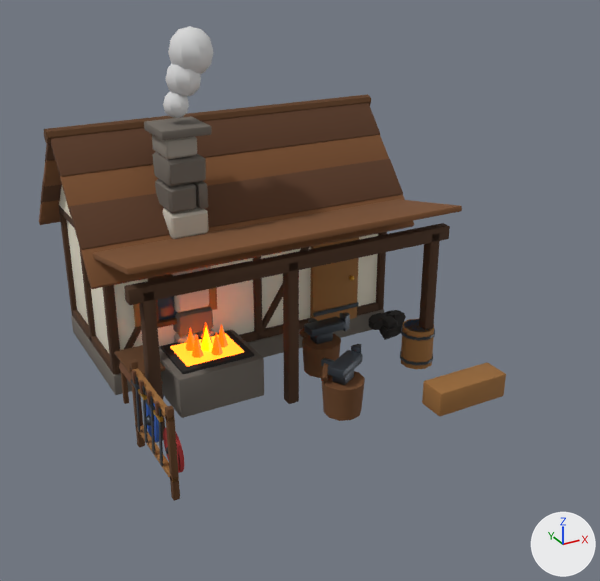
Renders of the glTF model modele3d/export/mapa/kuznia_poz08.glb from each side of a commit.
One viewpoint serves both versions: a 50 mm lens placed at (-6.02, -12.08, 7.47), pointed at (0.21, -0.76, 1.8). Arrows for +X, +Y and +Z are at lower right; the lights stay in place. The older version comes first. Vertices at exactly the same position are counted once.

Objects in the first picture: 'kuznia_poz08'.
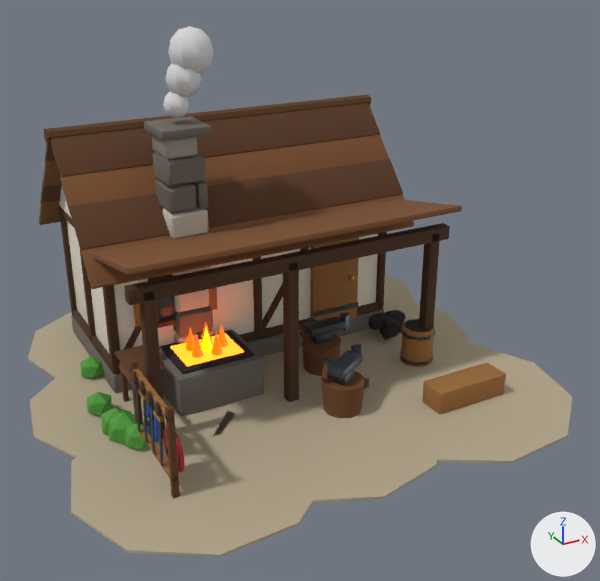
Where the change shows, as pixel boxes [x1, y1, x2, y2] in the pictures (600 x 581 px):
'kuznia_poz08', reshaped (16% wider, 12% taller): before [39, 26, 506, 501]; after [28, 26, 572, 557]
part 1 of me_kuznia_poz08, added (beige): after [71, 437, 313, 557]
part 2 of me_kuznia_poz08, added (beige): after [30, 378, 235, 460]
part 3 of me_kuznia_poz08, added (beige): after [28, 312, 108, 383]
part 4 of me_kuznia_poz08, added (beige): after [213, 410, 437, 503]
part 5 of me_kuznia_poz08, added (beige): after [216, 351, 370, 418]
part 6 of me_kuznia_poz08, added (beige): after [352, 343, 572, 464]
part 7 of me_kuznia_poz08, added (beige): after [299, 302, 469, 380]
part 8 of me_kuznia_poz08, added (beige): after [347, 275, 416, 335]
part 9 of me_kuznia_poz08, added: after [80, 356, 103, 379]
part 10 of me_kuznia_poz08, added (green): after [87, 392, 112, 416]
part 11 of me_kuznia_poz08, added (green): after [109, 412, 135, 445]
part 12 of me_kuznia_poz08, added (green): after [125, 423, 149, 450]
part 13 of me_kuznia_poz08, added: after [101, 407, 131, 435]

Diff of the bpy script that builds the scene:
```diff
--- a/modele3d/export/mapa/kuznia_poz08.glb.py
+++ b/modele3d/export/mapa/kuznia_poz08.glb.py
@@ me_kuznia_poz08 @@
-me_kuznia_poz08.from_pydata(...)  # 5130 vertices, 9732 faces; spans x -3.15..3.16, y -2.85..3.62, z -0.04..6.03
+me_kuznia_poz08.from_pydata(...)  # 5430 vertices, 10256 faces; spans x -4.33..4.45, y -4.42..4.23, z -0.13..6.03
+# me_kuznia_poz08 part 1: a new loose piece, a 10-sided cylinder along z spanning x -4.295..-0.387, y -4.168..-0.39, z 0.005..0.045, in mat_mapa_gravel (beige #b3a68c)
+# me_kuznia_poz08 part 2: a new loose piece, a 10-sided cylinder along z spanning x -4.33..-0.679, y -1.78..1.861, z 0.004..0.046, in mat_mapa_gravel (beige #b3a68c)
+# me_kuznia_poz08 part 3: a new loose piece, a 10-sided cylinder along z spanning x -3.841..-0.202, y 0.647..4.143, z 0.003..0.047, in mat_mapa_gravel (beige #b3a68c)
+# me_kuznia_poz08 part 4: a new loose piece, a 10-sided cylinder along z spanning x -1.943..1.662, y -4.192..-0.51, z 0.004..0.046, in mat_mapa_gravel (beige #b3a68c)
+# me_kuznia_poz08 part 5: a new loose piece, a 10-sided cylinder along z spanning x -1.73..1.954, y -1.829..1.987, z 0.003..0.047, in mat_mapa_gravel (beige #b3a68c)
+# me_kuznia_poz08 part 6: a new loose piece, a 10-sided cylinder along z spanning x 0.286..4.342, y -4.422..-0.453, z 0.003..0.047, in mat_mapa_gravel (beige #b3a68c)
+# me_kuznia_poz08 part 7: a new loose piece, a 10-sided cylinder along z spanning x 0.452..4.289, y -1.623..2.084, z 0.002..0.048, in mat_mapa_gravel (beige #b3a68c)
+# me_kuznia_poz08 part 8: a new loose piece, a 10-sided cylinder along z spanning x 0.553..4.447, y 0.27..4.133, z 0.001..0.049, in mat_mapa_gravel (beige #b3a68c)
+# me_kuznia_poz08 part 9: a new loose piece, an icosphere of 20 faces spanning x -3.16..-2.74, y 1.02..1.42, z -0.04..0.44, in mat_mapa_leaves (green #4f9a3a)
+# me_kuznia_poz08 part 10: a new loose piece, an icosphere of 20 faces spanning x -3.4..-2.99, y -0.25..0.15, z -0.03..0.43, in mat_mapa_leaves (green #4f9a3a)
+# me_kuznia_poz08 part 11: a new loose piece, an icosphere of 20 faces spanning x -3.32..-2.77, y -1.23..-0.71, z -0.11..0.51, in mat_mapa_leaves (green #4f9a3a)
+# me_kuznia_poz08 part 12: a new loose piece, an icosphere of 20 faces spanning x -3.15..-2.7, y -1.5..-1.07, z -0.05..0.45, in mat_mapa_leaves (green #4f9a3a)
+# me_kuznia_poz08 part 13: a new loose piece, an icosphere of 20 faces spanning x -3.36..-2.86, y -0.96..-0.49, z -0.08..0.48, in mat_mapa_leaves (green #4f9a3a)
+# other edits to the shape of me_kuznia_poz08 do not show in these pictures
 me_kuznia_poz08.materials.append(mat_mapa_stone_dark)
@@ me_kuznia_poz08 @@
 me_kuznia_poz08.materials.append(mat_mapa_smoke)
+me_kuznia_poz08.materials.append(mat_mapa_gravel)  # beige #b3a68c
+me_kuznia_poz08.materials.append(mat_mapa_leaves)  # green #4f9a3a
```
